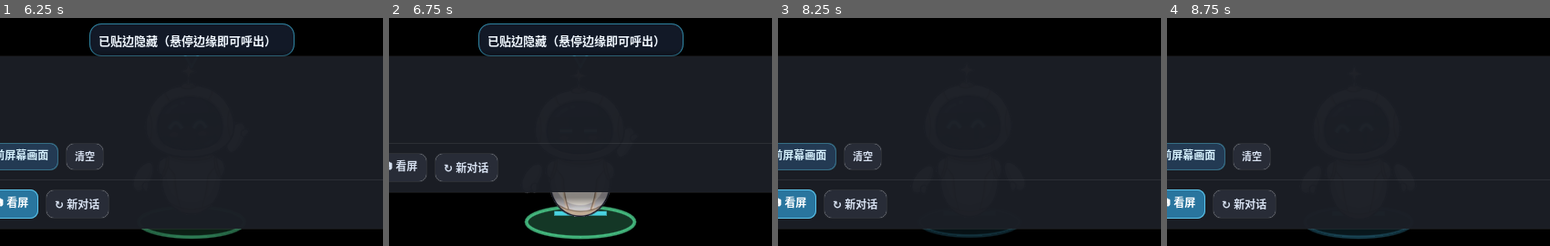
Above: before the commit, frames 1-4 (left to right).
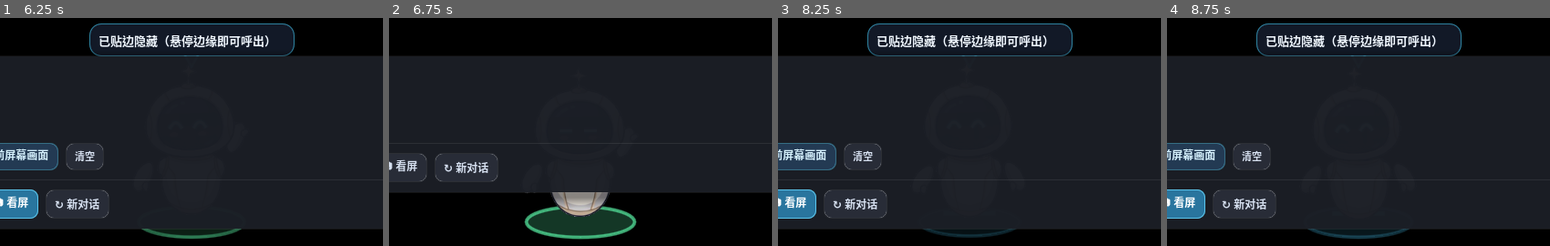
Above: after the commit, the same moments.

Repository: YYaa18/qimingxing
Game: Godot game, scene res://scenes/Main.tscn
Two runs of this game, one before a commit and one after it. Both use one fixed random seed, a clock stepped at 60 frames per second and the inputs below.
Inputs (mouse positions are in pixels of both pictures, inside the frame that each line leads up to):
- Up to frame 1 (6.25 s): tap Enter at 0.5, 5.1 s; drag from (191, 145) to (229, 27) at 0.52 s; drag from (114, 150) to (172, 218) at 1.27 s; move the mouse to (229, 27) at 2.02 s; tap Keypad Enter at 2.1 s; click (229, 27) at 2.17 s; drag from (172, 218) to (76, 59) at 2.77 s; move the mouse to (306, 195) at 3.52 s; tap Tab at 3.6 s; click (306, 195) at 3.67 s; tap Space at 3.77 s; tap Escape at 4.15 s; drag from (76, 59) to (outside the picture) at 4.27 s; move the mouse to (210, 127) at 5.02 s; click (210, 127) at 5.17 s; click "📷 看屏" at 5.75 s
- Up to frame 2 (6.75 s): click "清空" at 6.5 s
- Up to frame 3 (8.25 s): click "↻ 新对话" at 7.25 s; click "📷 看屏" at 8 s
- Up to frame 4 (8.75 s): no input

Frame 1 is identical in both runs. In frame 2, 7.8% of the frame differs, in the area x 23-77%, y 2-87%; in frame 3, 7.6%; in frame 4, 7.6%.

Commit message:
feat(v0.6.6-mvp6): add ask_user clarification, source grounding, golden evals, masked-key guard & phase 6 closure

Diff:
--- a/body_godot/scripts/main.gd
+++ b/body_godot/scripts/main.gd
@@ -69,6 +69,7 @@
 	overlay.passthrough_rects_changed.connect(avatar.set_ui_interactive_rects)
 	overlay.interaction_active_changed.connect(avatar.set_interaction_active)
 	overlay.approval_decided.connect(_on_approval_decided)
+	overlay.clarification_answered.connect(_on_clarification_answered)
 	overlay.cancel_requested.connect(_on_cancel_requested)
 	overlay.drop_queue_submitted.connect(_on_drop_submitted)
 	overlay.desktop_action_requested.connect(_on_desktop_action)
@@ -229,13 +230,29 @@
 				payload.get("actions", []),
 			)
 		"tool.approval_request":
-			audio.play_earcon("approval")
-			avatar.set_approval_alert(true)
-			overlay.show_approval_request(
-				str(payload.get("approval_id", "")),
-				str(payload.get("turn_id", turn_id)),
-				str(payload.get("summary", "需要审批")),
-			)
+			var tname := str(payload.get("tool_name", ""))
+			var det: Variant = payload.get("details", {})
+			var det_dict: Dictionary = det if typeof(det) == TYPE_DICTIONARY else {}
+			var kind := str(det_dict.get("kind", ""))
+			if tname == "ask_user" or kind == "clarification":
+				audio.play_earcon("notice")
+				avatar.set_avatar_state("thinking", "thinking")
+				var opts: Variant = det_dict.get("options", [])
+				overlay.call(
+					"show_clarification_request",
+					str(payload.get("approval_id", "")),
+					str(payload.get("turn_id", turn_id)),
+					str(det_dict.get("question", payload.get("summary", "请补充确认"))),
+					opts if typeof(opts) == TYPE_ARRAY else [],
+				)
+			else:
+				audio.play_earcon("approval")
+				avatar.set_approval_alert(true)
+				overlay.show_approval_request(
+					str(payload.get("approval_id", "")),
+					str(payload.get("turn_id", turn_id)),
+					str(payload.get("summary", "需要审批")),
+				)
 		"audio.output_start":
 			audio.start_tts_stream(int(payload.get("sample_rate", 24000)))
 		"audio.output_chunk":
@@ -257,6 +274,16 @@
 	}, turn_id)
 
 
+func _on_clarification_answered(approval_id: String, turn_id: String, approved: bool, answer_text: String) -> void:
+	ws.send_event("tool.approval_response", {
+		"approval_id": approval_id,
+		"turn_id": turn_id,
+		"approved": approved,
+		"remember_for_session": false,
+		"answer_text": answer_text,
+	}, turn_id)
+
+
 func _on_cancel_requested(turn_id: String) -> void:
 	audio.stop_tts_immediately()
 	ws.send_event("input.cancel", {"reason": "godot_emergency_stop"}, turn_id)
@@ -280,6 +307,9 @@
 		_quick_entry_win.prompt_submitted.connect(_on_quick_entry_submitted)
 		_quick_entry_win.profile_selected.connect(_on_quick_entry_profile_selected)
 		_quick_entry_win.new_chat_requested.connect(_on_quick_entry_new_chat)
+		_quick_entry_win.visibility_changed_custom.connect(func(vis: bool) -> void:
+			avatar.set_interaction_active(vis)
+		)
 		if not _cached_profiles.is_empty():
 			_quick_entry_win.call("sync_profiles", _cached_active_profile, _cached_profiles)
 	return _quick_entry_win
--- a/body_godot/scripts/quick_entry_window.gd
+++ b/body_godot/scripts/quick_entry_window.gd
@@ -3,6 +3,7 @@
 signal prompt_submitted(text: String, with_screen: bool, attached_paths: Array[String])
 signal profile_selected(profile_name: String)
 signal new_chat_requested
+signal visibility_changed_custom(is_visible: bool)
 
 var _card: PanelContainer
 var _prompt_edit: TextEdit
@@ -240,6 +241,7 @@
 	var target_y := usable.position.y + int(usable.size.y * 0.22)
 	position = Vector2i(target_x, target_y)
 	visible = true
+	visibility_changed_custom.emit(true)
 	grab_focus()
 	if _prompt_edit != null:
 		_prompt_edit.call_deferred("grab_focus")
@@ -247,7 +249,9 @@
 
 
 func close_quick_entry() -> void:
-	visible = false
+	if visible:
+		visible = false
+		visibility_changed_custom.emit(false)
 
 
 func toggle_quick_entry() -> bool:
--- a/body_godot/scripts/ui_overlay.gd
+++ b/body_godot/scripts/ui_overlay.gd
@@ -3,6 +3,7 @@
 
 signal passthrough_rects_changed(rects: Array[Rect2])
 signal approval_decided(approval_id: String, turn_id: String, approved: bool)
+signal clarification_answered(approval_id: String, turn_id: String, approved: bool, answer_text: String)
 signal cancel_requested(turn_id: String)
 signal drop_queue_submitted(paths: Array[String])
 signal desktop_action_requested(action: String, path: String, media_type: String)
@@ -29,6 +30,13 @@
 var _approval_label: Label
 var _pending_approval_id: String = ""
 var _pending_approval_turn: String = ""
+
+var _clarify_panel: PanelContainer
+var _clarify_label: Label
+var _clarify_options_box: HBoxContainer
+var _clarify_input: LineEdit
+var _pending_clarify_id: String = ""
+var _pending_clarify_turn: String = ""
 
 var _drop_panel: PanelContainer
 var _drop_label: Label
@@ -122,6 +130,59 @@
 	deny_btn.text = "拒绝"
 	deny_btn.pressed.connect(func() -> void: _resolve_approval(false))
 	app_row.add_child(deny_btn)
+
+	# 2.5 Gentle clarification prompt capsule (ask_user, SAFE)
+	_clarify_panel = PanelContainer.new()
+	_clarify_panel.add_theme_stylebox_override(
+		"panel", _make_card_style(Color(0.08, 0.16, 0.24, 0.94), Color(0.36, 0.85, 1.0, 0.85))
+	)
+	_clarify_panel.visible = false
+	_stack.add_child(_clarify_panel)
+
+	var clar_col := VBoxContainer.new()
+	clar_col.add_theme_constant_override("separation", 5)
+	_clarify_panel.add_child(clar_col)
+
+	_clarify_label = Label.new()
+	_clarify_label.autowrap_mode = TextServer.AUTOWRAP_WORD_SMART
+	_clarify_label.add_theme_font_size_override("font_size", 12)
+	_clarify_label.add_theme_color_override("font_color", Color(0.92, 0.97, 1.0))
+	clar_col.add_child(_clarify_label)
+
+	_clarify_options_box = HBoxContainer.new()
+	_clarify_options_box.add_theme_constant_override("separation", 4)
+	clar_col.add_child(_clarify_options_box)
+
+	var clar_input_row := HBoxContainer.new()
+	clar_input_row.add_theme_constant_override("separation", 4)
+	clar_col.add_child(clar_input_row)
+
+	_clarify_input = LineEdit.new()
+	_clarify_input.size_flags_horizontal = Control.SIZE_EXPAND_FILL
+	_clarify_input.placeholder_text = "或输入你的说明…"
+	_clarify_input.add_theme_font_size_override("font_size", 11)
+	_clarify_input.text_submitted.connect(func(txt: String) -> void:
+		var cleaned := txt.strip_edges()
+		if cleaned != "":
+			_resolve_clarification(true, cleaned)
+	)
+	clar_input_row.add_child(_clarify_input)
+
+	var clar_ok := Button.new()
+	clar_ok.text = "回复"
+	clar_ok.add_theme_font_size_override("font_size", 11)
+	clar_ok.pressed.connect(func() -> void:
+		var cleaned := _clarify_input.text.strip_edges()
+		if cleaned != "":
+			_resolve_clarification(true, cleaned)
+	)
+	clar_input_row.add_child(clar_ok)
+
+	var clar_cancel := Button.new()
+	clar_cancel.text = "取消"
+	clar_cancel.add_theme_font_size_override("font_size", 11)
+	clar_cancel.pressed.connect(func() -> void: _resolve_clarification(false, ""))
+	clar_input_row.add_child(clar_cancel)
 
 	# 3. Drop Queue capsule (files_dropped accumulation)
 	_drop_panel = PanelContainer.new()
@@ -327,6 +388,40 @@
 		approval_decided.emit(_pending_approval_id, _pending_approval_turn, approved)
 		_pending_approval_id = ""
 		_pending_approval_turn = ""
+
+
+func show_clarification_request(approval_id: String, turn_id: String, question: String, options: Array) -> void:
+	_pending_clarify_id = approval_id
+	_pending_clarify_turn = turn_id
+	_clarify_label.text = "💬 %s" % question
+	_clarify_input.text = ""
+	for ch in _clarify_options_box.get_children():
+		ch.queue_free()
+	var has_opts := false
+	for opt_var in options:
+		var opt_txt := str(opt_var).strip_edges()
+		if opt_txt == "":
+			continue
+		has_opts = true
+		var btn := Button.new()
+		btn.text = opt_txt
+		btn.add_theme_font_size_override("font_size", 11)
+		btn.pressed.connect(func() -> void: _resolve_clarification(true, opt_txt))
+		_clarify_options_box.add_child(btn)
+	_clarify_options_box.visible = has_opts
+	_clarify_panel.visible = true
+	if get_window() != null:
+		get_window().grab_focus()
+	_emit_rects()
+
+
+func _resolve_clarification(approved: bool, answer_text: String) -> void:
+	_clarify_panel.visible = false
+	_emit_rects()
+	if _pending_clarify_id != "":
+		clarification_answered.emit(_pending_clarify_id, _pending_clarify_turn, approved, answer_text)
+		_pending_clarify_id = ""
+		_pending_clarify_turn = ""
 
 
 func queue_dropped_files(files: PackedStringArray) -> void:
@@ -405,12 +500,13 @@
 
 func _collect_and_emit_rects() -> void:
 	var rects: Array[Rect2] = []
-	for ctrl in [_bubble_panel, _approval_panel, _drop_panel, _artifact_panel, _controls_bar]:
+	for ctrl in [_bubble_panel, _approval_panel, _clarify_panel, _drop_panel, _artifact_panel, _controls_bar]:
 		if ctrl != null and ctrl.visible:
 			rects.append(ctrl.get_global_rect())
 	var active := (
 		_in_turn
 		or (_approval_panel != null and _approval_panel.visible)
+		or (_clarify_panel != null and _clarify_panel.visible)
 		or (_drop_panel != null and _drop_panel.visible)
 		or (_artifact_panel != null and _artifact_panel.visible)
 	)
